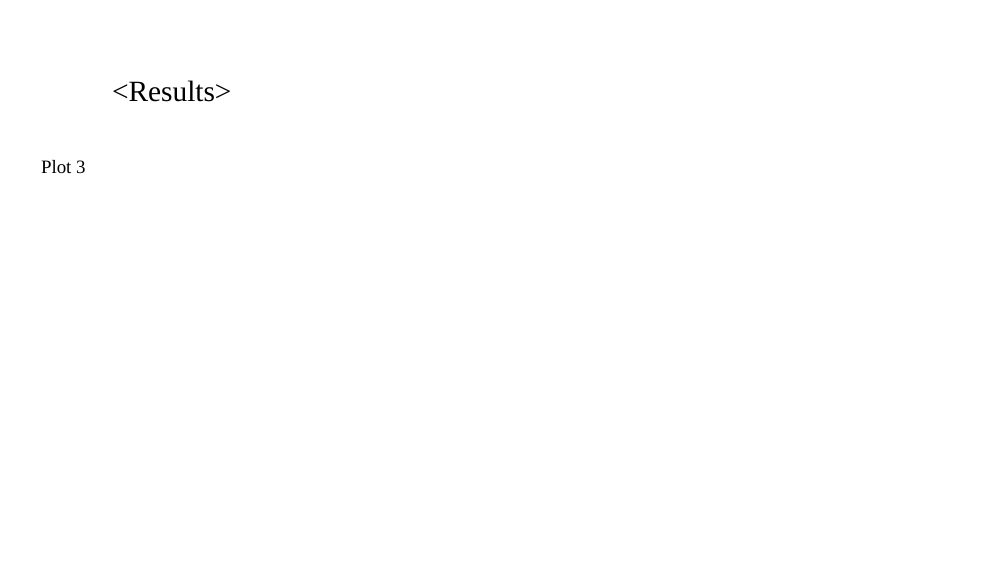
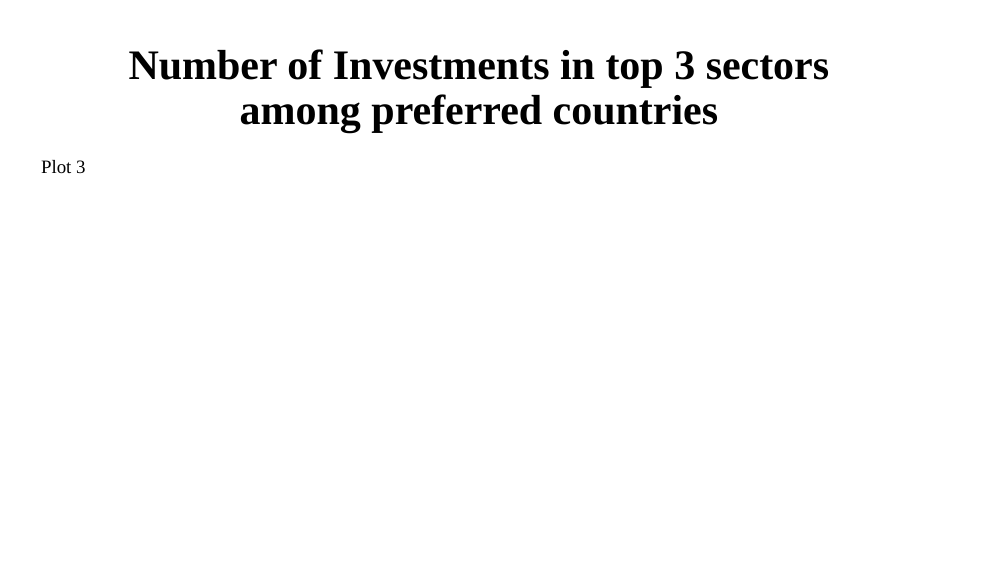
Before and after one commit to rakesgor/InvestmentGroupStudy, a slide deck: slide 9 of Spark Funds Presentation.pptx. Drawn at 1008x567 pixels with LibreOffice and Linux fonts; fonts in the diff are those of the drawing; background and template pictures are left out. Boxes give left, top, right and bottom in pixels: in the first picture for what was removed or moved away, otherwise in the second. Text is boxed around its words. In the diff, an @@ line names an element or a change of style, - is before the commit and + after.

```diff
--- a/Spark Funds Presentation.pptx
+++ b/Spark Funds Presentation.pptx
@@ title at box(129, 49, 829, 132): text changed; size 28 to 40 pt; bold on @@
-<Results>
+Number of Investments in top 3 sectors among preferred countries
```
Also in this commit, not shown: 7 other slides changed, 2 slides added, 2 slides removed.
